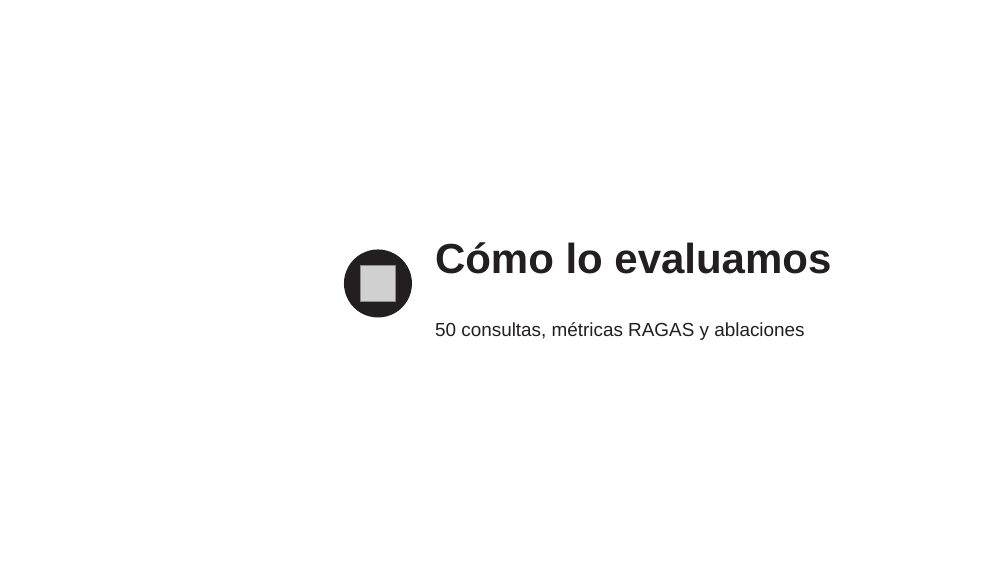
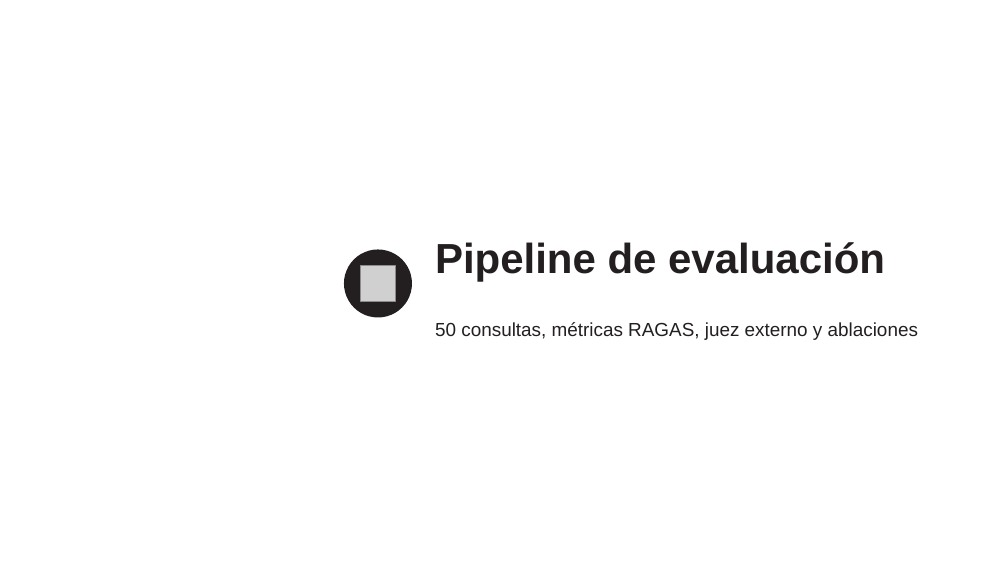
Before and after one commit to ricardoamiel/auditor-react, a slide deck: slide 33 of presentacion/Presentacion_Auditor_ReAct.pptx (slide 29 before the commit). Drawn at 1008x567 pixels with LibreOffice and Linux fonts; fonts in the diff are those of the drawing; grey boxes stand for pictures; background and template pictures are left out. Boxes give left, top, right and bottom in pixels: in the first picture for what was removed or moved away, otherwise in the second. Text is boxed around its words. In the diff, an @@ line names an element or a change of style, - is before the commit and + after.

Commit message:
Presentación con procesamiento de datos, pipeline y análisis de resultados; versión corta de 16 escenas

```diff
--- a/presentacion/Presentacion_Auditor_ReAct.pptx
+++ b/presentacion/Presentacion_Auditor_ReAct.pptx
@@ text at box(435, 242, 885, 282): text changed @@
-Cómo lo evaluamos
+Pipeline de evaluación
@@ text at box(435, 322, 918, 340): text changed @@
-50 consultas, métricas RAGAS y ablaciones
+50 consultas, métricas RAGAS, juez externo y ablaciones
```
Also in this commit, not shown: 16 other slides changed, 25 slides added, 8 other files.
